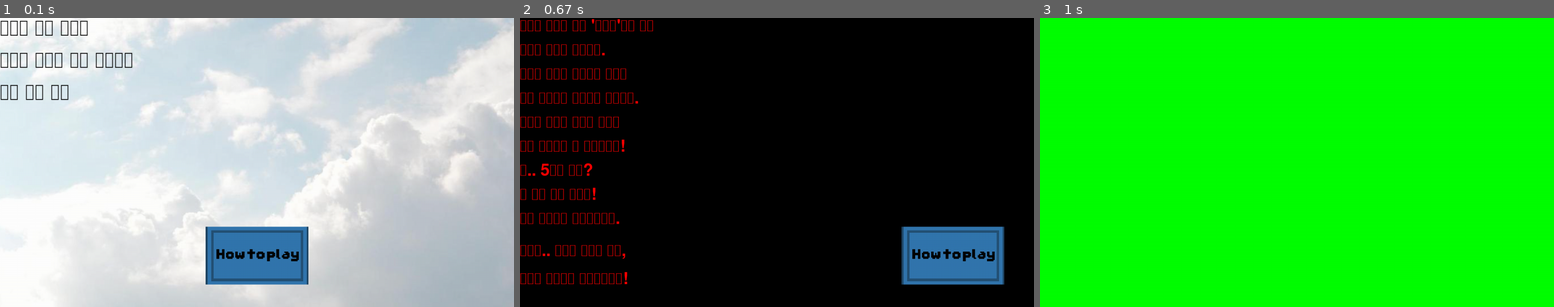
Above: before the commit, frames 1-3 (left to right).
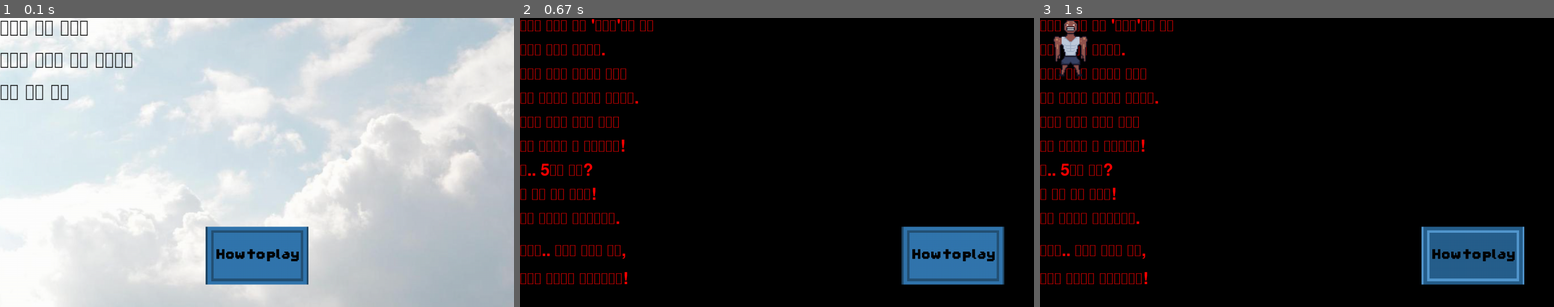
Above: after the commit, the same moments.

Repository: junseowon/PyGame
Game: pygame game, started from Game/main.py
The game is run twice, just before and just after one commit, with the same random seed, the same clock (stepped at 60 frames per second) and the same inputs.
Inputs (mouse positions are in pixels of both pictures, inside the frame that each line leads up to):
- Up to frame 1 (0.1 s): no input
- Up to frame 2 (0.67 s): click (777, 254) at 0.38 s
- Up to frame 3 (1 s): click (1471, 254) at 0.72 s

Frames 1-2 are identical in both runs. In frame 3, 100% of the frame differs, in the area x 0-100%, y 0-100%.

Commit message:
player_Fixe

Diff:
--- a/Game/animal_quests.py
+++ b/Game/animal_quests.py
@@ -2,7 +2,7 @@
 from load_fonts import *
 
 def hamzzizzi_quest(input_screen, font_color, input_line):
-    dialog = pygame.image.load("images/characters/Dialog.png")
+    dialog = pygame.image.load("images/UIs/Dialog.png")
     input_screen.blit(dialog, (0, 0))
 
     if input_line == 1:
--- a/Game/main.py
+++ b/Game/main.py
@@ -5,6 +5,7 @@
 from game import *
 from player import *
 from animal_quests import *
+from player import *
 
 pygame.init()
 
@@ -23,11 +24,12 @@
 
 fps = pygame.time.Clock()
 
-howtoplay_button = pygame.image.load("images/buttons_UI/howtoplay_button.png")
-howtoplay_button_act = pygame.image.load("images/buttons_UI/howtoplay_button_act.png")
-
 def play():
     menu(screen, BLACK)
+
+    howtoplay_button = pygame.image.load("images/UIs/howtoplay_button.png")
+    howtoplay_button_act = pygame.image.load("images/UIs/howtoplay_button_act.png")
+
     while True:
         for event in pygame.event.get():
             if event.type == pygame.QUIT:
@@ -41,6 +43,9 @@
 def call_explain_game():
     explain_game(screen, BLACK, RED)
 
+    howtoplay_button = pygame.image.load("images/UIs/howtoplay_button.png")
+    howtoplay_button_act = pygame.image.load("images/UIs/howtoplay_button_act.png")
+
     while True:
         for event in pygame.event.get():
             if event.type == pygame.QUIT:
@@ -52,21 +57,22 @@
         fps.tick(30)
 
 def game():
-    screen.fill((0, 255, 0))
-    newline = 0
-    while True:
-        for event in pygame.event.get():
-            if event.type == pygame.QUIT:
-                pygame.quit()
-            if event.type == pygame.KEYDOWN:
-                if event.key == pygame.K_SPACE:
-                    newline += 1
-                    hamzzizzi_quest(screen, BLACK, newline)
+    player_move(screen, fps)
 
-                    if newline > 5:
-                        game()
+    #newline = 0
 
-        pygame.display.update()
-        fps.tick(30)
+    #while True:
+    #    for event in pygame.event.get():
+    #        if event.type == pygame.QUIT:
+    #            pygame.quit()
+    #        if event.type == pygame.KEYDOWN:
+    #            if event.key == pygame.K_SPACE:
+    #               newline += 1
+    #                hamzzizzi_quest(screen, BLACK, newline)
+
+    #                if newline > 5:
+    #                    game()
+
+
 
 play()
--- a/Game/player.py
+++ b/Game/player.py
@@ -1 +1,61 @@
 import pygame
+
+def player_move(input_screen, input_fps):
+    player_posX = 0
+    player_posY = 0
+
+    is_right = False
+    is_left = False
+
+    walkCount = 0
+
+    right_walk = [pygame.image.load("images/player/Player_Right_1.png"), pygame.image.load("images/player/Player_Right_2.png")]
+
+    left_walk = [pygame.image.load("images/player/Player_Left_1.png"), pygame.image.load("images/player/Player_Left_2.png")]
+
+    idle = pygame.image.load("images/player/Player_Idle_1.png")
+
+    if walkCount > 1:
+        walkCount = 0
+
+    if is_left == True:
+        input_screen.blit(left_walk[walkCount], (player_posX, player_posY))
+        walkCount += 1
+    elif is_right == True:
+        input_screen.blit(right_walk[walkCount], (player_posX, player_posY))
+        walkCount += 1
+    else:
+        input_screen.blit(idle, ( player_posX, player_posY))
+
+    while True:
+
+        for event in pygame.event.get():
+            if event.type == pygame.QUIT:
+                pygame.quit()
+            if event.type == pygame.KEYDOWN:
+                if event.key == pygame.K_d:
+                    is_right = True
+                    is_left = False
+                if event.key == pygame.K_a:
+                    is_left = True
+                    is_right = False
+
+            if event.type == pygame.KEYUP:
+                if event.key == pygame.K_d:
+                    is_right = False
+                    is_left = False
+                if event.key == pygame.K_a:
+                    is_left = False
+                    is_right = False
+
+        if is_right == True:
+            player_posX += 10
+
+        elif is_left == True:
+            player_posY -= 10
+
+        else:
+            walkCount = 0
+
+        pygame.display.update()
+        input_fps.tick(30)
Renamed: images/buttons_UI/Back_button.png -> images/UIs/Back_button.png
Renamed: images/buttons_UI/Back_button_act.png -> images/UIs/Back_button_act.png
Renamed: images/characters/Dialog.png -> images/UIs/Dialog.png
Renamed: images/buttons_UI/howtoplay_button.png -> images/UIs/howtoplay_button.png
Renamed: images/buttons_UI/howtoplay_button_act.png -> images/UIs/howtoplay_button_act.png
Renamed: images/buttons_UI/start_button.png -> images/UIs/start_button.png
Renamed: images/buttons_UI/start_button_act.png -> images/UIs/start_button_act.png
